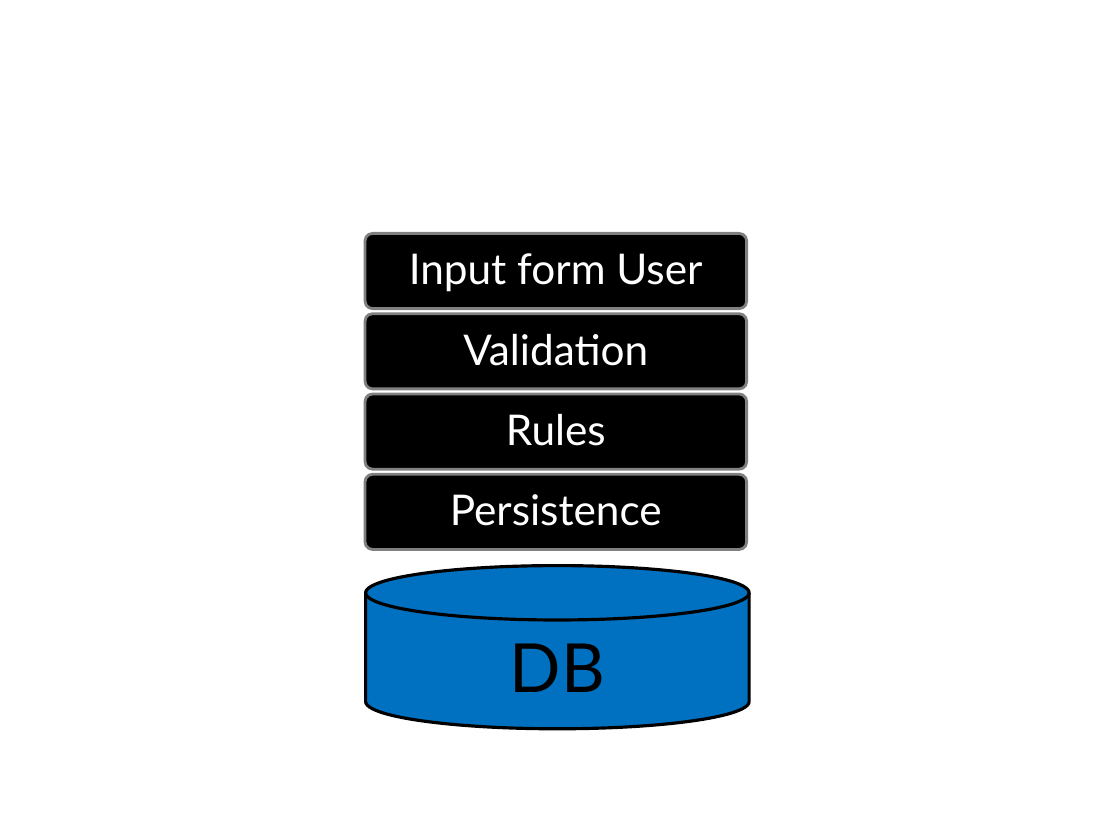
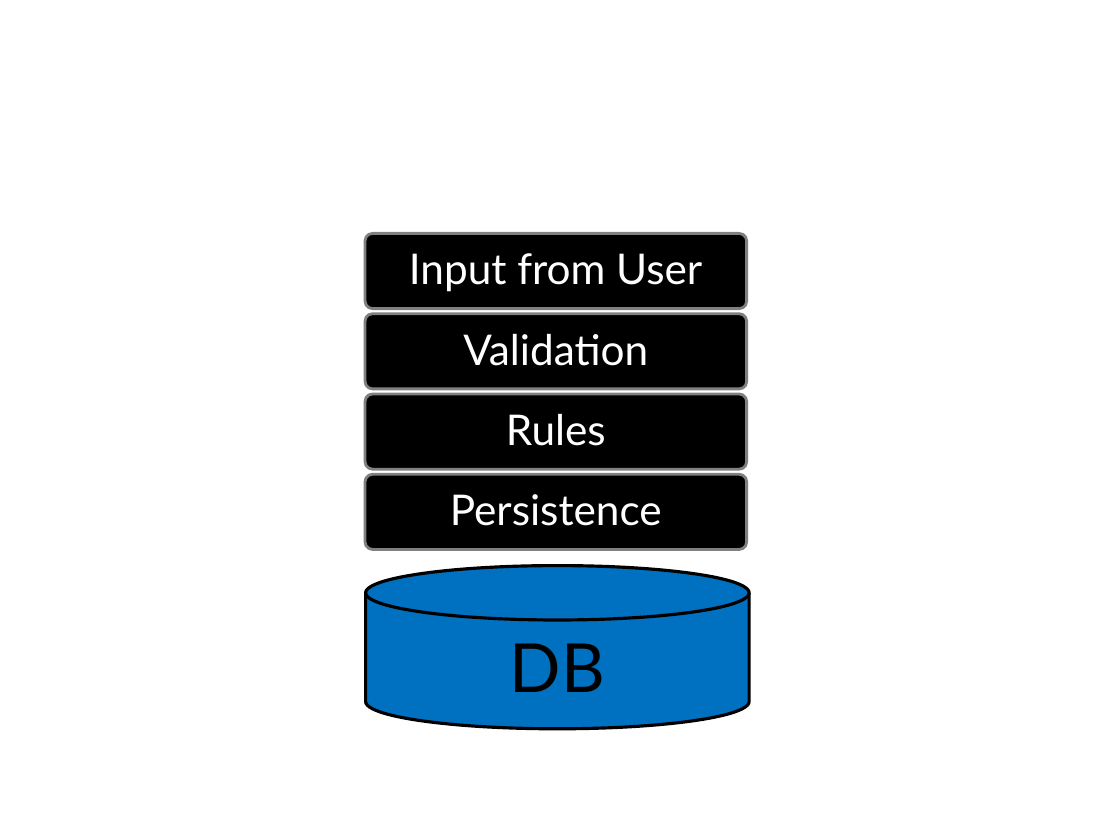
Before and after one commit to Particular/Course.Slides, a slide deck: slide 116 of EnterpriseDevelopmentWithNServiceBus.pptx. Drawn at 1120x840 pixels with LibreOffice and Linux fonts; fonts in the diff are those of the drawing; background and template pictures are left out. Boxes give left, top, right and bottom in pixels: in the first picture for what was removed or moved away, otherwise in the second. Text is boxed around its words. In the diff, an @@ line names an element or a change of style, - is before the commit and + after.

```diff
--- a/EnterpriseDevelopmentWithNServiceBus.pptx
+++ b/EnterpriseDevelopmentWithNServiceBus.pptx
@@ text at <box>409,253,702,292</box>: text changed @@
-Input form User
+Input from User
```
Also in this commit, not shown: 6 other slides changed.
